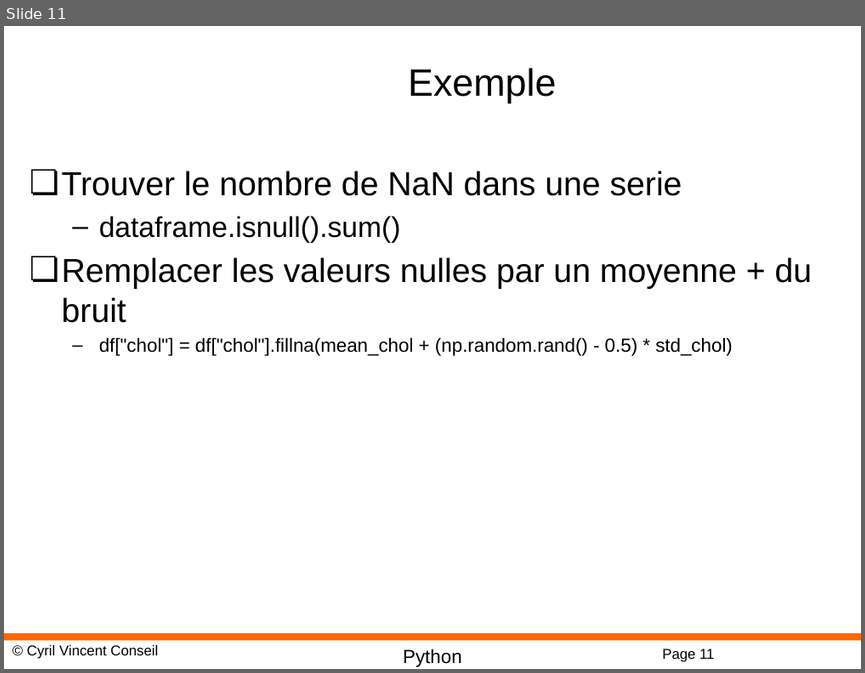
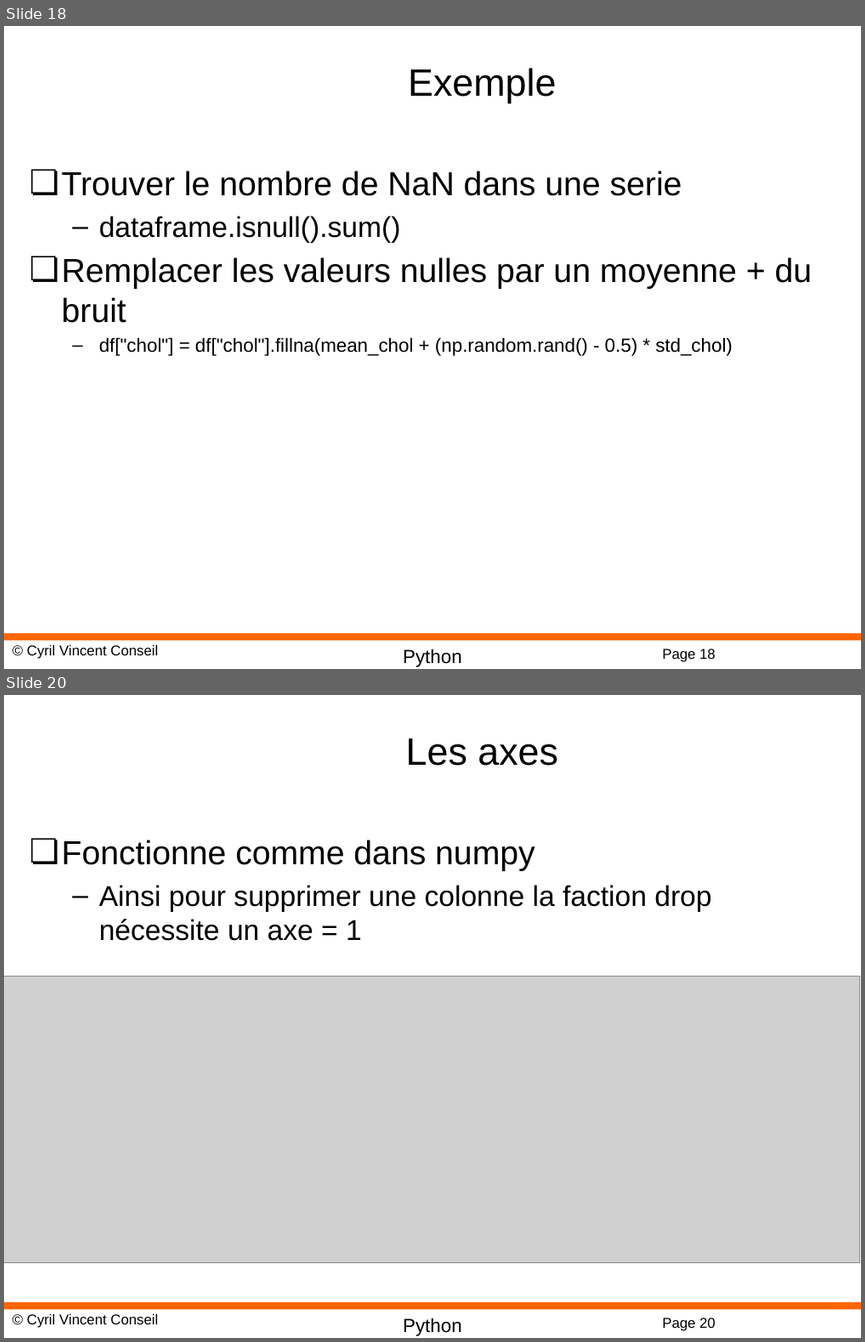
Before and after one commit to cyrilvincent/math, a slide deck: ppt/PythonMath11-Pandas.pptx. Shown one above the other, each under a label of ours: slide 11 before the commit, slides 18 and 20 after it; the slides between them are not shown. The pictures are 865x673 and 865x1342 pixels, drawn with LibreOffice and Linux fonts; fonts in the diff are those of the drawing; grey boxes stand for pictures; background and template pictures are left out. Boxes give left, top, right and bottom in pixels: in the first picture for what was removed or moved away, otherwise in the second. Text is boxed around its words. In the diff, an @@ line names an element or a change of style, - is before the commit and + after.

```diff
--- a/ppt/PythonMath11-Pandas.pptx
+++ b/ppt/PythonMath11-Pandas.pptx
@@ slide 20 added at <box>4,695,861,1338</box>, background #FFFFFF; not listed: 4 template elements that a slide beside it also shows @@
@@ title added at <box>406,738,558,766</box>, 32 pt, text #000000 @@
+Les axes
@@ text added at <box>62,839,711,941</box>, 24 pt, text #000000 @@
+❏ Fonctionne comme dans numpy
+  – Ainsi pour supprimer une colonne la faction drop nécessite un axe = 1
@@ picture added at <box>4,976,860,1263</box> @@
@@ what was slide 11 is now slide 18 @@
@@ page number at <box>662,648,715,662</box>: text changed @@
-Page 11
+Page 18
```
Also in this commit, not shown: 17 other slides added, 2 slides removed, 26 other files.
